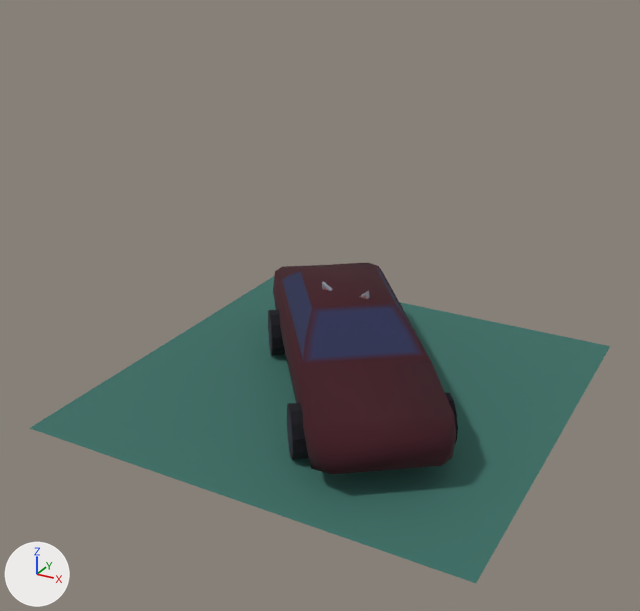
What one commit did to the Blender file games/cat_adventure/assets/raw/level_new.blend.
Rendered twice from a 50 mm lens placed at (3403.0, -6683.0, 4101.0), pointed at (-74.0, -362.0, 941.0). Lighting does not change. The marker at lower left points along +X, +Y and +Z.

Names of what the first picture shows: '2', '6'.
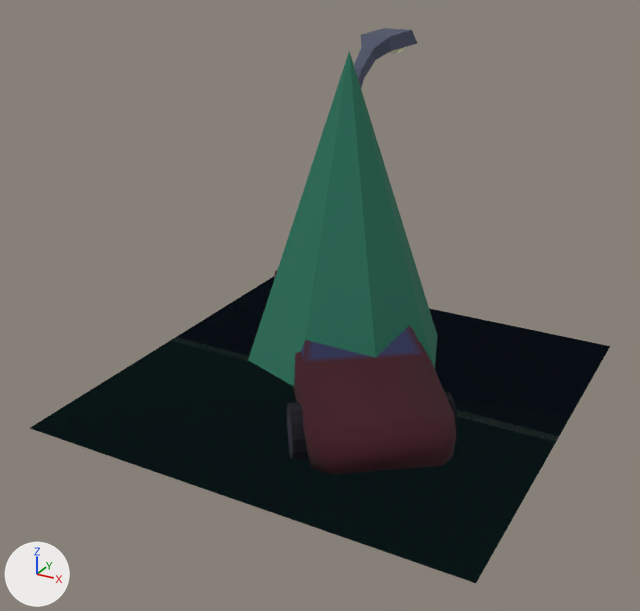
The newer file is also rescaled (x0.000244) as a whole; pictures and numbers use the older file's frame.

The change, as a diff of the scene's bpy script:
```diff
--- a/games/cat_adventure/assets/raw/level_new.blend.py
+++ b/games/cat_adventure/assets/raw/level_new.blend.py
@@ ob_3 @@
 ob_3.scale = (0.5, 0.5, 0.5)
-ob_3.hide_set(True)
@@ ob_1 @@
 ob_1.location = (0.0, 0.0, 0.0)
-ob_1.hide_set(True)
@@ ob_5 @@
 ob_5.scale = (0.104, 0.104, 0.104)
-ob_5.hide_set(True)
```

Where the change shows, as pixel boxes [x1, y1, x2, y2] in the pictures (640 x 611 px):
'5', shown: after [248, 51, 437, 386]
'1', shown: after [30, 276, 610, 583]
'3', shown: after [354, 28, 417, 88]
